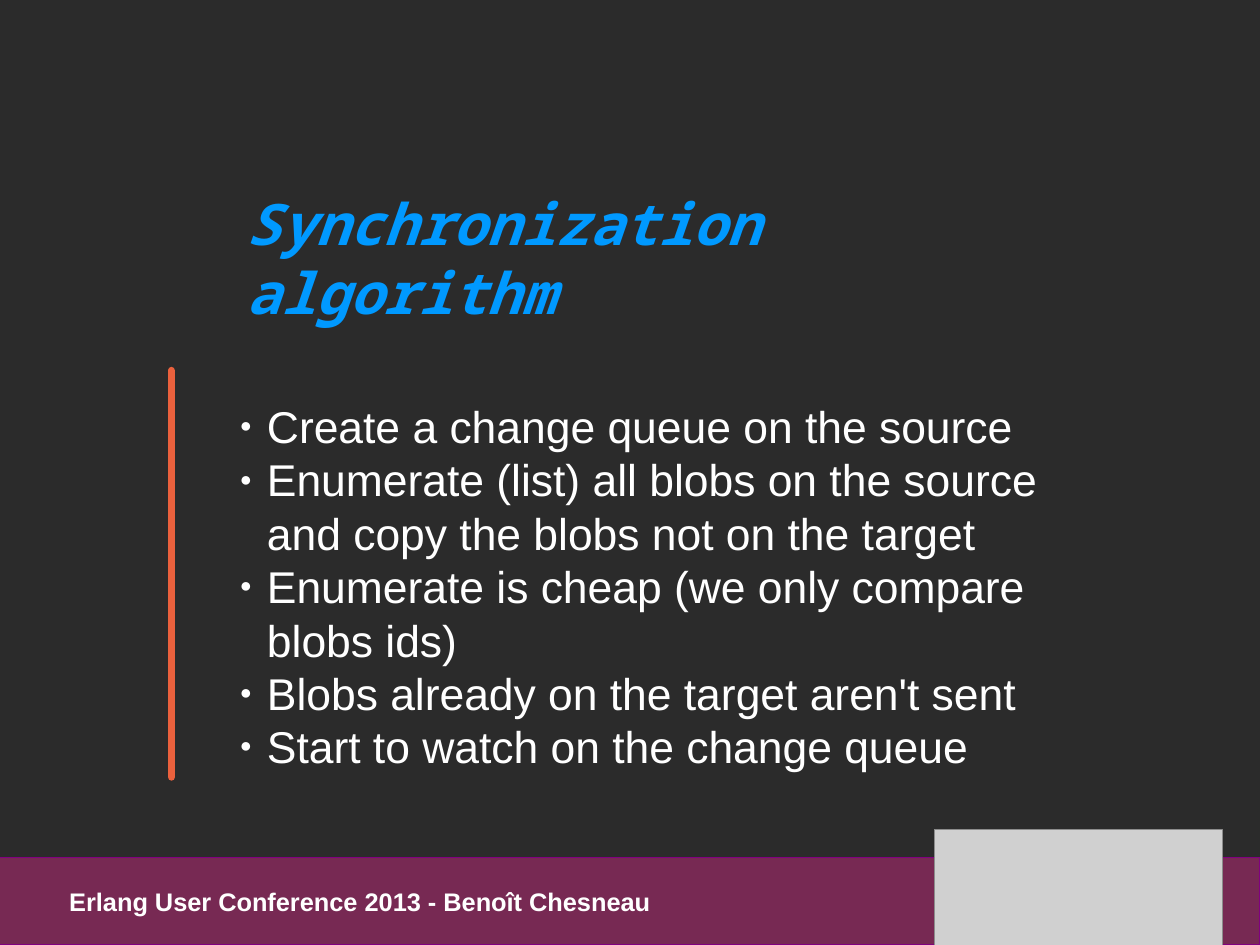
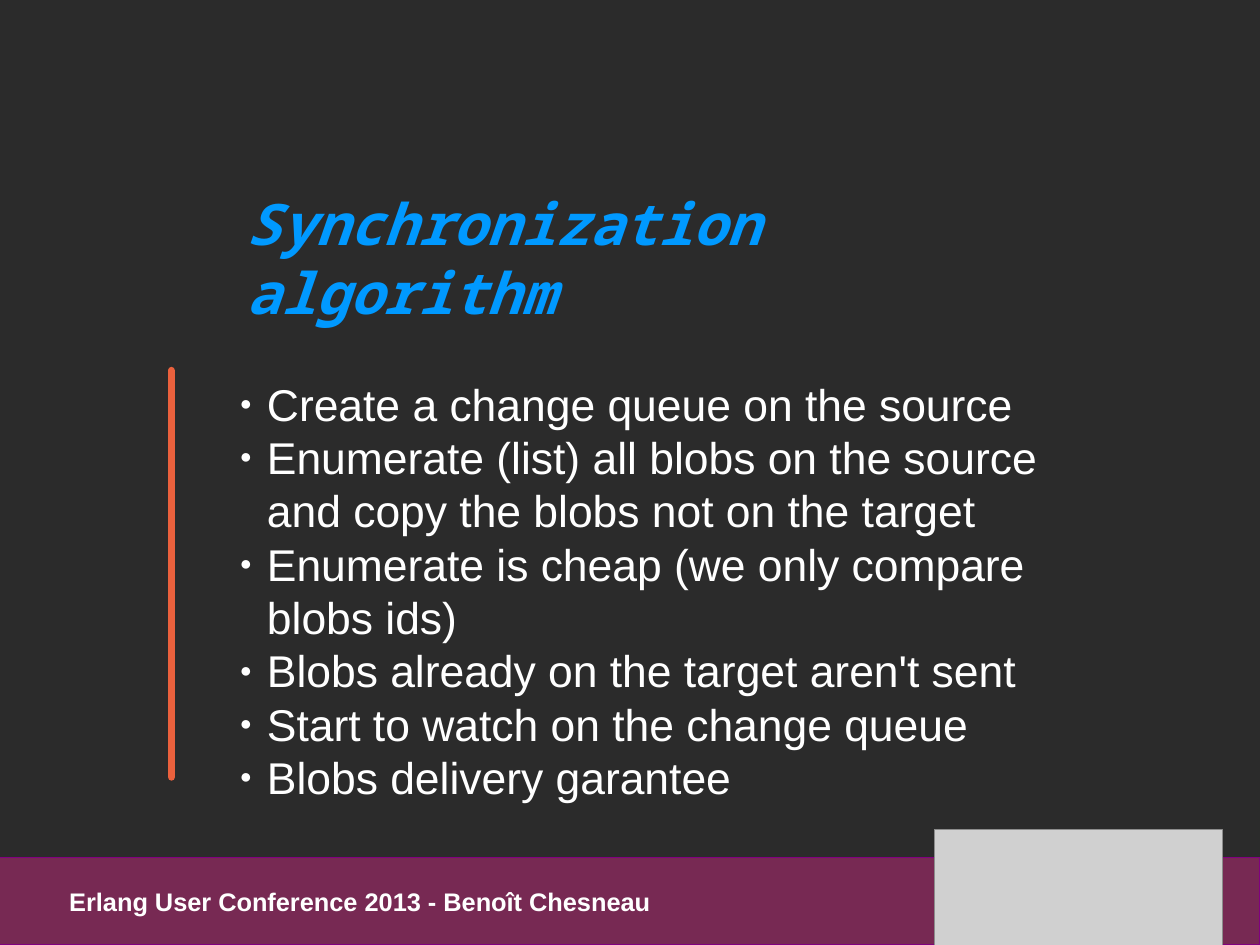
Before and after one commit to refuge/media, a slide deck: slide 10 of slides/pres_refuge_euc2013.odp (slide 9 before the commit). Drawn at 1260x945 pixels with LibreOffice and Linux fonts; fonts in the diff are those of the drawing; grey boxes stand for pictures; background and template pictures are left out; a plain dark background stands for a picture behind light text. Boxes give left, top, right and bottom in pixels: in the first picture for what was removed or moved away, otherwise in the second. Text is boxed around its words. In the diff, an @@ line names an element or a change of style, - is before the commit and + after.

```diff
--- a/slides/pres_refuge_euc2013.odp
+++ b/slides/pres_refuge_euc2013.odp
@@ text "Create a change queue on ...": place and size @@
-text "Create a change queue on ..." at [267,410,1036,773]
+text "Create a change queue on ..." at [267,388,1036,803]
@@ text at [267,761,731,803]: paragraph added @@
+● Blobs delivery garantee
```
Also in this commit, not shown: 10 other slides changed, 3 slides added, 2 other files.
